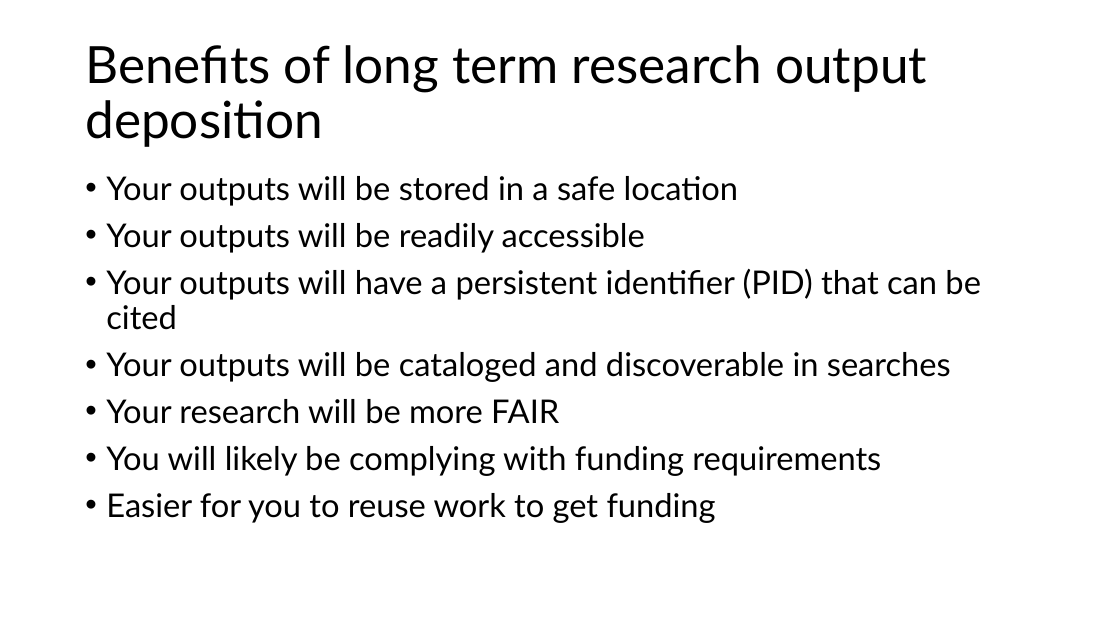
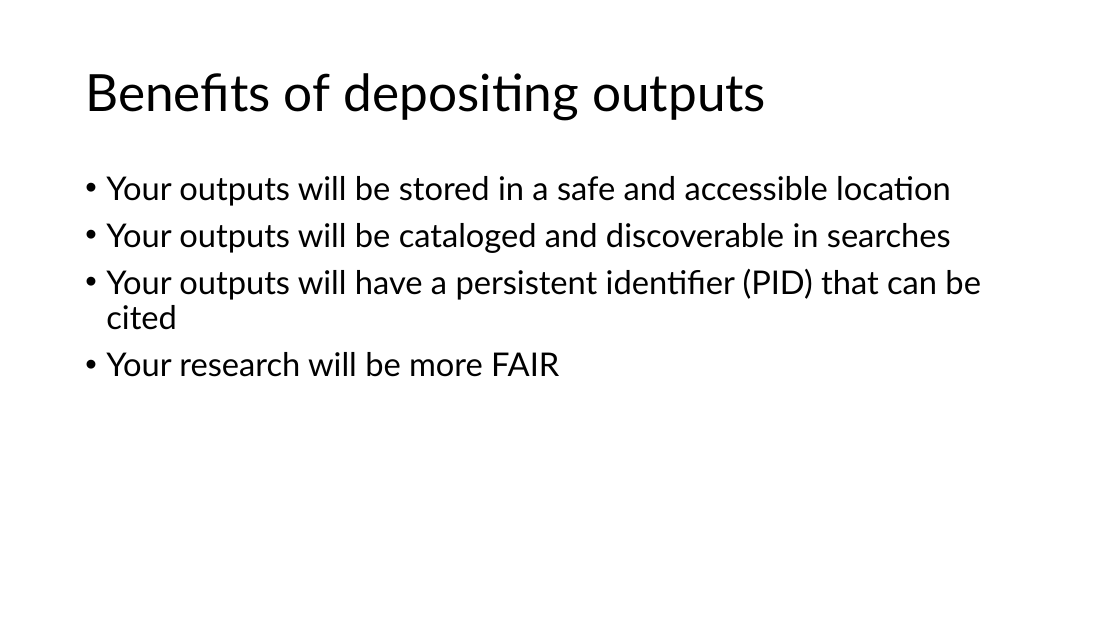
Before and after one commit to ecohealthalliance/building-blocks-of-reproducibility, a slide deck: slide 5 of talks/long_term_data_storage.pptx. Drawn at 1120x630 pixels with LibreOffice and Linux fonts; fonts in the diff are those of the drawing; background and template pictures are left out. Boxes give left, top, right and bottom in pixels: in the first picture for what was removed or moved away, otherwise in the second. Text is boxed around its words. In the diff, an @@ line names an element or a change of style, - is before the commit and + after.

```diff
--- a/talks/long_term_data_storage.pptx
+++ b/talks/long_term_data_storage.pptx
@@ title at [85, 73, 766, 120]: text changed @@
-Benefits of long term research output deposition
+Benefits of depositing outputs
@@ text at [106, 176, 951, 253]: text changed @@
-• Your outputs will be stored in a safe location
-• Your outputs will be readily accessible
+• Your outputs will be stored in a safe and accessible location
+• Your outputs will be cataloged and discoverable in searches
@@ text at [106, 352, 951, 382]: paragraph removed @@
-• Your outputs will be cataloged and discoverable in searches
@@ text at [106, 446, 881, 523]: paragraphs removed @@
-• You will likely be complying with funding requirements
-• Easier for you to reuse work to get funding
```
Also in this commit, not shown: 10 other slides changed, 14 other files.
